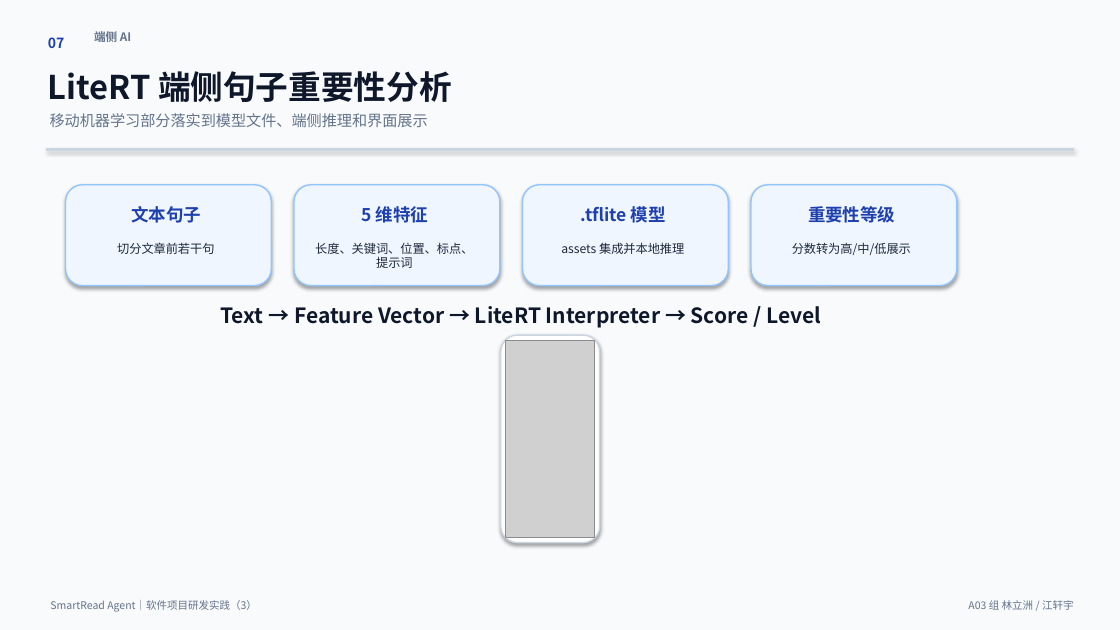
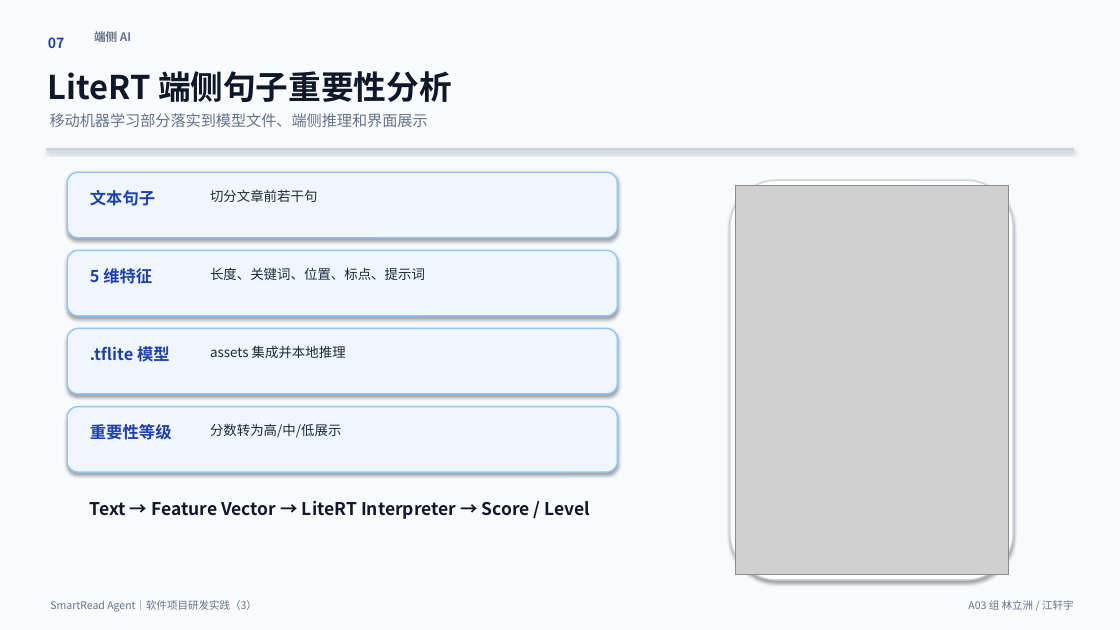
Before and after one commit to heixuan-vsmenghu/SmartRead-Agent-Android, a slide deck: slide 7 of docs/SmartReadAgent_V1.0_期末演示PPT.pptx. Drawn at 1120x630 pixels with LibreOffice and Linux fonts; fonts in the diff are those of the drawing; grey boxes stand for pictures. Boxes give left, top, right and bottom in pixels: in the first picture for what was removed or moved away, otherwise in the second. Text is boxed around its words. In the diff, an @@ line names an element or a change of style, - is before the commit and + after.

```diff
--- a/docs/SmartReadAgent_V1.0_期末演示PPT.pptx
+++ b/docs/SmartReadAgent_V1.0_期末演示PPT.pptx
@@ rounded rectangle: place and size @@
-rounded rectangle at [66, 185, 271, 286]
+rounded rectangle at [67, 172, 618, 238]
@@ text "文本句子": place and size @@
-text "文本句子" at [131, 206, 201, 223]
+text "文本句子" at [90, 190, 155, 206]
@@ text "切分文章前若干句": place and size @@
-text "切分文章前若干句" at [117, 242, 214, 254]
+text "切分文章前若干句" at [210, 189, 317, 202]
@@ rounded rectangle: place and size @@
-rounded rectangle at [501, 335, 600, 543]
+rounded rectangle at [730, 181, 1013, 581]
@@ picture added at [735, 186, 1008, 576] @@
@@ rounded rectangle: place and size @@
-rounded rectangle at [294, 185, 500, 286]
+rounded rectangle at [67, 250, 618, 316]
@@ text "5 维特征": place and size @@
-text "5 维特征" at [361, 206, 428, 223]
+text "5 维特征" at [90, 268, 152, 284]
@@ text "长度、关键词、位置、标点、提示词": place and size @@
-text "长度、关键词、位置、标点、提示词" at [315, 242, 473, 268]
+text "长度、关键词、位置、标点、提示词" at [210, 267, 425, 280]
@@ rounded rectangle: place and size @@
-rounded rectangle at [523, 185, 728, 286]
+rounded rectangle at [67, 329, 618, 394]
@@ text ".tflite 模型": place and size @@
-text ".tflite 模型" at [581, 206, 666, 223]
+text ".tflite 模型" at [90, 346, 170, 362]
@@ text "assets 集成并本地推理": place and size @@
-text "assets 集成并本地推理" at [561, 242, 684, 254]
+text "assets 集成并本地推理" at [210, 345, 346, 358]
@@ picture removed at [506, 340, 595, 538] @@
@@ rounded rectangle: place and size @@
-rounded rectangle at [751, 185, 957, 286]
+rounded rectangle at [67, 407, 618, 472]
@@ size 15 to 14 pt; alignment centre to left in 4 elements at [90, 190, 155, 206], [90, 268, 152, 284], [90, 346, 170, 362], [90, 424, 172, 440] @@
@@ text "重要性等级": place and size @@
-text "重要性等级" at [808, 206, 895, 223]
+text "重要性等级" at [90, 424, 172, 440]
@@ size 10.5 to 11.5 pt; alignment centre to left in 4 elements at [210, 267, 425, 280], [210, 189, 317, 202], [210, 345, 346, 358], [210, 423, 341, 438] @@
@@ text "分数转为高/中/低展示": place and size @@
-text "分数转为高/中/低展示" at [792, 242, 911, 255]
+text "分数转为高/中/低展示" at [210, 423, 341, 438]
@@ text "Text → Feature Vector → ...": place and size @@
-text "Text → Feature Vector → ..." at [220, 306, 821, 328]
+text "Text → Feature Vector → ..." at [90, 501, 591, 519]
@@ text "Text → Feature Vector → ..." at [90, 501, 591, 519]: size 18 to 15 pt @@
```
Also in this commit, not shown: 8 other slides changed, 12 other files.
